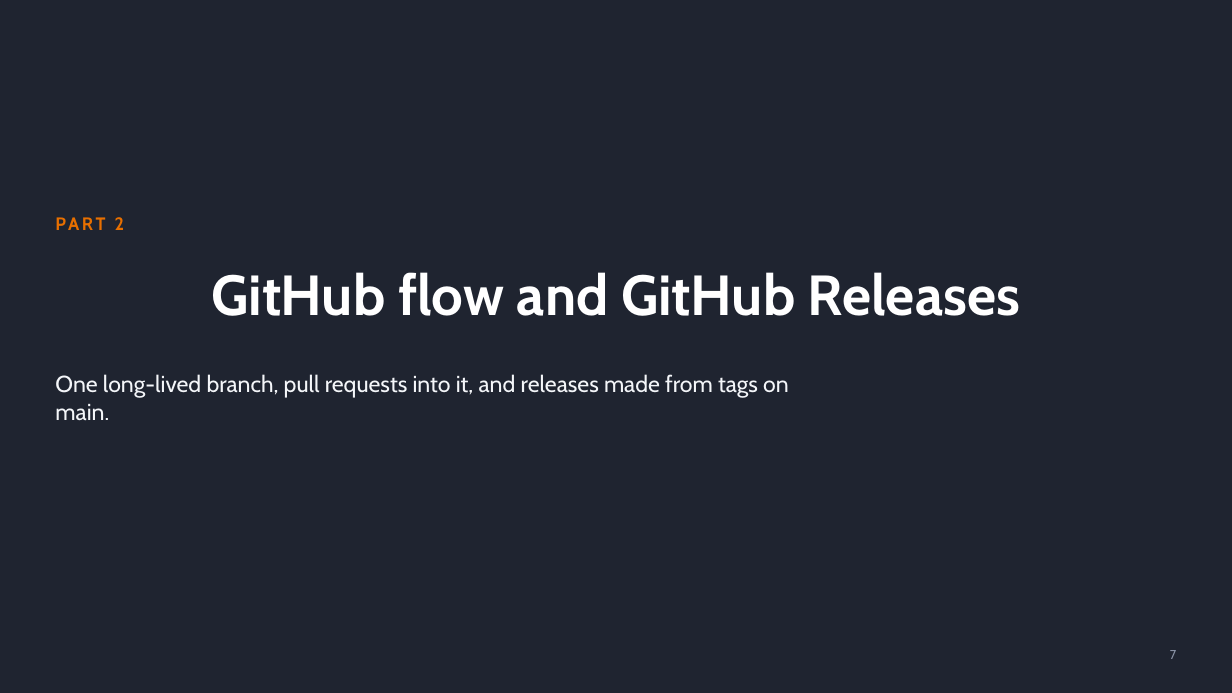
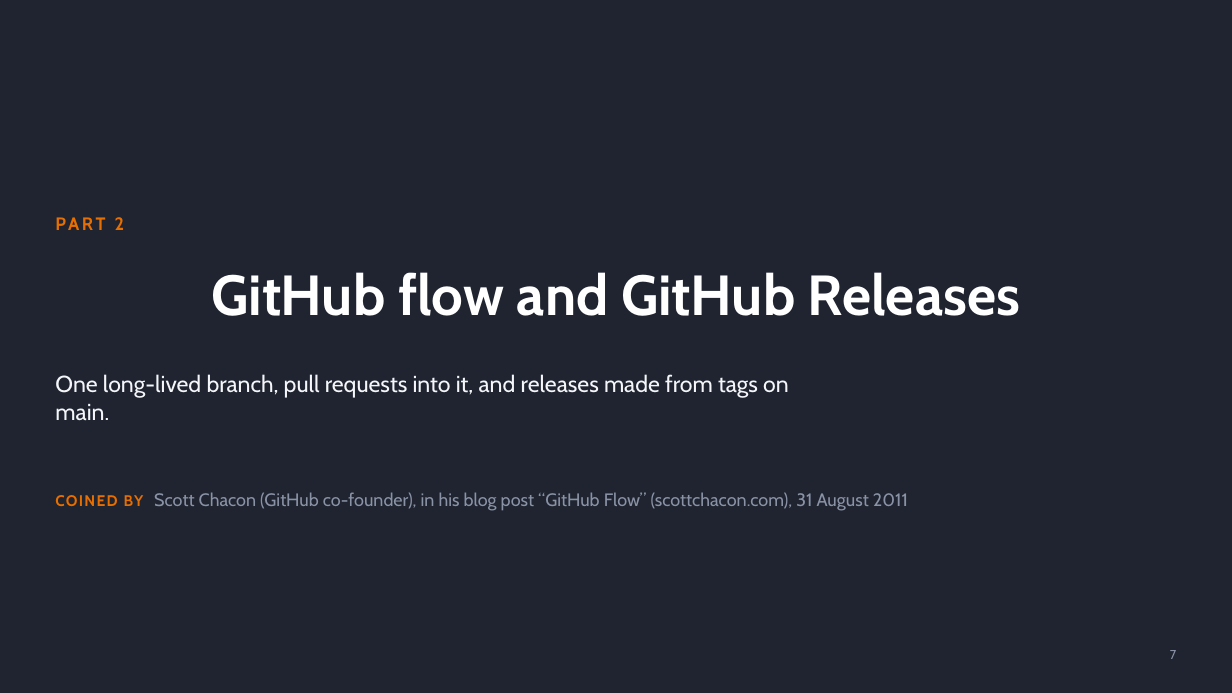
Before and after one commit to muminc/valhalla-testing, a slide deck: slide 7 of release-process.pptx. Drawn at 1232x693 pixels with LibreOffice and Linux fonts; fonts in the diff are those of the drawing. Boxes give left, top, right and bottom in pixels: in the first picture for what was removed or moved away, otherwise in the second. Text is boxed around its words. In the diff, an @@ line names an element or a change of style, - is before the commit and + after.

Commit message:
More updates

```diff
--- a/release-process.pptx
+++ b/release-process.pptx
@@ text added at (x1=55, y1=492, x2=908, y2=511), 14 pt, text #8A93A6 @@
+COINED BY Scott Chacon (GitHub co-founder), in his blog post “GitHub Flow” (scottchacon.com), 31 August 2011
```
